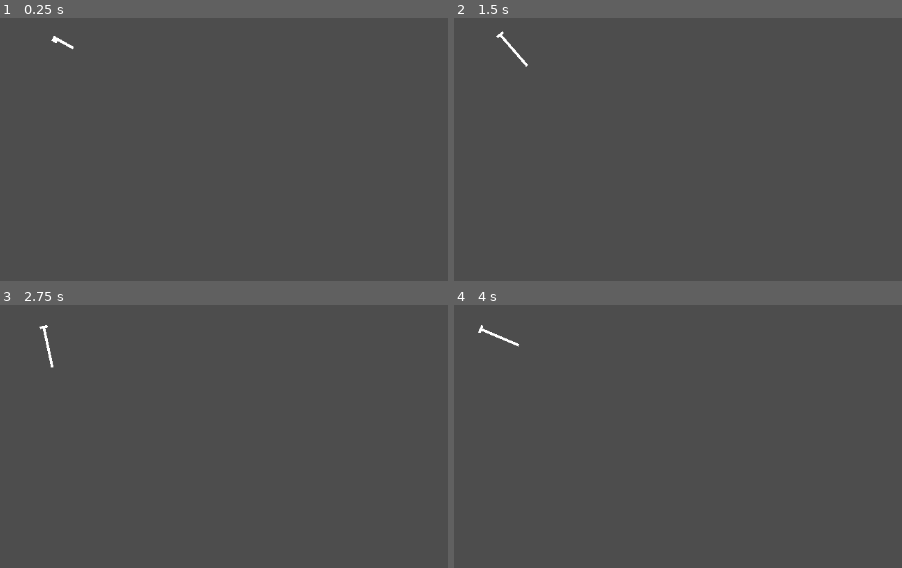
Above: before the commit, frames 1-4 (two rows, left to right).
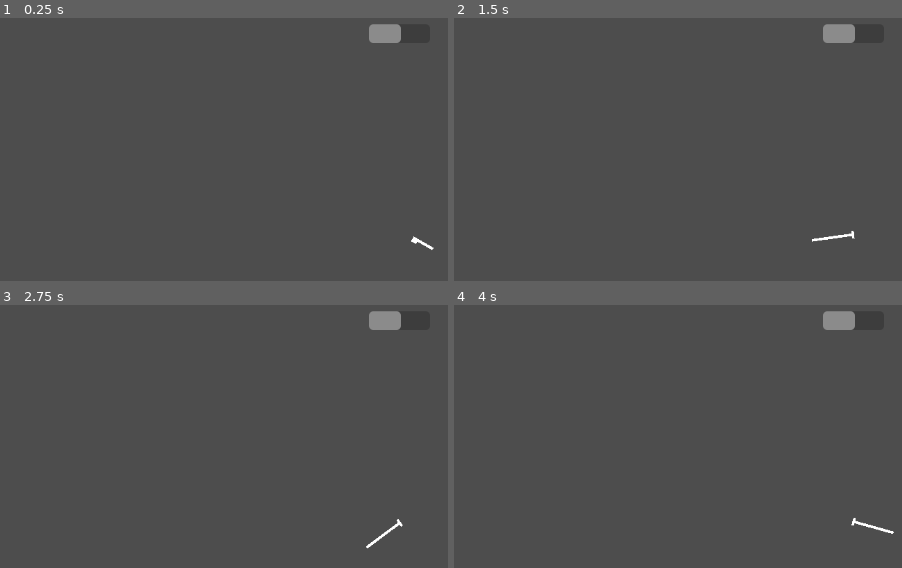
Above: after the commit, the same moments.

Repository: rundoom/Full-Market
Game: Godot game, scene res://test/playground.tscn
The game is run twice, just before and just after one commit, with the same random seed, the same clock (stepped at 60 frames per second) and the same inputs.
Inputs (mouse positions are in pixels of both pictures, inside the frame that each line leads up to):
- Up to frame 1 (0.25 s): no input
- Up to frame 2 (1.5 s): move the mouse to (outside the picture) at 0.52 s; tap A (a) at 0.6 s; tap D (d) at 0.8, 1.35 s; tap Enter at 1.25 s; move the mouse to (695, 254) at 1.27 s
- Up to frame 3 (2.75 s): click (241, 541) at 1.55 s; move the mouse to (outside the picture) at 2.02 s; press the mouse at (outside the picture) at 2.03 s; tap S (s) at 2.3 s
- Up to frame 4 (4 s): tap Space at 2.75 s; move the mouse to (outside the picture) at 2.77 s; release the mouse at (outside the picture) at 2.78 s; tap S (s) at 2.85 s; tap W (w) at 3.05, 3.6 s; tap Enter at 3.5 s; move the mouse to (outside the picture) at 3.52 s; tap A (a) at 3.8 s

The runs differ from the first frame. In frame 1, 0.7% of the frame differs, in the area x 11-97%, y 2-89%; in frame 2, 0.8%; in frame 3, 0.8%, in the area x 8-90%, y 2-93%; in frame 4, 0.8%.

Commit message:
Combo counter

Diff:
--- a/hero/hero.gd
+++ b/hero/hero.gd
@@ -5,6 +5,19 @@
 
 enum AttackType {MELEE, RANGED}
 var current_attack_type := AttackType.RANGED
+@onready var combo = $Camera2D/ComboCounter
+var combo_tween: Tween
+
+var combo_counter: int:
+	set(value):
+		combo_counter = value
+		combo.value = combo.max_value
+		combo.get_node(^"Label").text = str(combo_counter)
+		if value != 0:
+			if combo_tween != null: combo_tween.kill()
+			combo_tween = create_tween()
+			combo_tween.tween_property(combo, ^"value", 0, 10/combo_counter)
+			combo_tween.finished.connect(func(): combo_counter = 0)
 
 
 func _physics_process(delta: float) -> void:
@@ -25,13 +38,14 @@
 
 func switch_weapon():
 	current_attack_type = AttackType.MELEE if $RayCast2D.is_colliding() else AttackType.RANGED
-	if current_attack_type == AttackType.MELEE:
-		$Ranged.visible = false
-		$Ranged.set_physics_process(false)
-		$Melee.visible = true
-		$Melee.set_physics_process(true)
-	elif current_attack_type == AttackType.RANGED:
-		$Ranged.visible = true
-		$Ranged.set_physics_process(true)
-		$Melee.visible = false
-		$Melee.set_physics_process(false)
+	match current_attack_type:
+		AttackType.MELEE:
+			$Ranged.visible = false
+			$Ranged.set_physics_process(false)
+			$Melee.visible = true
+			$Melee.set_physics_process(true)
+		AttackType.RANGED:
+			$Ranged.visible = true
+			$Ranged.set_physics_process(true)
+			$Melee.visible = false
+			$Melee.set_physics_process(false)
--- a/hero/hero.tscn
+++ b/hero/hero.tscn
@@ -9,6 +9,14 @@
 
 [sub_resource type="CircleShape2D" id="CircleShape2D_hl0qa"]
 radius = 14.0
+
+[sub_resource type="SystemFont" id="SystemFont_h3h0r"]
+
+[sub_resource type="LabelSettings" id="LabelSettings_dk8xf"]
+font = SubResource("SystemFont_h3h0r")
+font_size = 21
+outline_size = 5
+outline_color = Color(0, 0, 0, 1)
 
 [node name="Hero" type="CharacterBody2D" groups=["zombie_attractor"]]
 motion_mode = 1
@@ -31,3 +39,24 @@
 visible = false
 offset_right = 40.0
 offset_bottom = 23.0
+
+[node name="Camera2D" type="Camera2D" parent="."]
+current = true
+
+[node name="ComboCounter" type="ProgressBar" parent="Camera2D"]
+offset_left = -44.0
+offset_top = -299.0
+offset_right = 44.0
+offset_bottom = -272.0
+value = 50.0
+show_percentage = false
+
+[node name="Label" type="Label" parent="Camera2D/ComboCounter"]
+layout_mode = 0
+offset_left = -1.0
+offset_top = -3.0
+offset_right = 89.0
+offset_bottom = 30.0
+label_settings = SubResource("LabelSettings_dk8xf")
+horizontal_alignment = 1
+vertical_alignment = 1
--- a/weapon/basic_melee.tscn
+++ b/weapon/basic_melee.tscn
@@ -4,6 +4,57 @@
 
 [sub_resource type="RectangleShape2D" id="RectangleShape2D_rt015"]
 size = Vector2(63, 4)
+
+[sub_resource type="Animation" id="Animation_ehsb6"]
+length = 0.001
+tracks/0/type = "value"
+tracks/0/imported = false
+tracks/0/enabled = true
+tracks/0/path = NodePath("Polygon2D:position")
+tracks/0/interp = 1
+tracks/0/loop_wrap = true
+tracks/0/keys = {
+"times": PackedFloat32Array(0),
+"transitions": PackedFloat32Array(1),
+"update": 0,
+"values": [Vector2(-2.81312, 3.55569)]
+}
+tracks/1/type = "value"
+tracks/1/imported = false
+tracks/1/enabled = true
+tracks/1/path = NodePath("Polygon2D:rotation")
+tracks/1/interp = 1
+tracks/1/loop_wrap = true
+tracks/1/keys = {
+"times": PackedFloat32Array(0),
+"transitions": PackedFloat32Array(1),
+"update": 0,
+"values": [0.0]
+}
+tracks/2/type = "value"
+tracks/2/imported = false
+tracks/2/enabled = true
+tracks/2/path = NodePath("CollisionShape2D:position")
+tracks/2/interp = 1
+tracks/2/loop_wrap = true
+tracks/2/keys = {
+"times": PackedFloat32Array(0),
+"transitions": PackedFloat32Array(1),
+"update": 0,
+"values": [Vector2(30.5, 4)]
+}
+tracks/3/type = "value"
+tracks/3/imported = false
+tracks/3/enabled = true
+tracks/3/path = NodePath("CollisionShape2D:rotation")
+tracks/3/interp = 1
+tracks/3/loop_wrap = true
+tracks/3/keys = {
+"times": PackedFloat32Array(0),
+"transitions": PackedFloat32Array(1),
+"update": 0,
+"values": [0.0]
+}
 
 [sub_resource type="Animation" id="Animation_cfdvr"]
 resource_name = "swing"
@@ -69,57 +120,6 @@
 "values": [true, false, true]
 }
 
-[sub_resource type="Animation" id="Animation_ehsb6"]
-length = 0.001
-tracks/0/type = "value"
-tracks/0/imported = false
-tracks/0/enabled = true
-tracks/0/path = NodePath("Polygon2D:position")
-tracks/0/interp = 1
-tracks/0/loop_wrap = true
-tracks/0/keys = {
-"times": PackedFloat32Array(0),
-"transitions": PackedFloat32Array(1),
-"update": 0,
-"values": [Vector2(-2.81312, 3.55569)]
-}
-tracks/1/type = "value"
-tracks/1/imported = false
-tracks/1/enabled = true
-tracks/1/path = NodePath("Polygon2D:rotation")
-tracks/1/interp = 1
-tracks/1/loop_wrap = true
-tracks/1/keys = {
-"times": PackedFloat32Array(0),
-"transitions": PackedFloat32Array(1),
-"update": 0,
-"values": [0.0]
-}
-tracks/2/type = "value"
-tracks/2/imported = false
-tracks/2/enabled = true
-tracks/2/path = NodePath("CollisionShape2D:position")
-tracks/2/interp = 1
-tracks/2/loop_wrap = true
-tracks/2/keys = {
-"times": PackedFloat32Array(0),
-"transitions": PackedFloat32Array(1),
-"update": 0,
-"values": [Vector2(30.5, 4)]
-}
-tracks/3/type = "value"
-tracks/3/imported = false
-tracks/3/enabled = true
-tracks/3/path = NodePath("CollisionShape2D:rotation")
-tracks/3/interp = 1
-tracks/3/loop_wrap = true
-tracks/3/keys = {
-"times": PackedFloat32Array(0),
-"transitions": PackedFloat32Array(1),
-"update": 0,
-"values": [0.0]
-}
-
 [sub_resource type="AnimationLibrary" id="AnimationLibrary_vo6ms"]
 _data = {
 "RESET": SubResource("Animation_ehsb6"),
--- a/weapon/basic_ranged.gd
+++ b/weapon/basic_ranged.gd
@@ -20,5 +20,6 @@
 		add_child(bullet)
 		bullet.global_transform = $BulletOuput.global_transform
 		$ShootSound.stream = sound_variation.pick_random()
+		$ShootSound.pitch_scale = randf_range(0.5, 1.5)
 		$ShootSound.play()
 		shoot_cooldown.start()
--- a/zombie/zombie.gd
+++ b/zombie/zombie.gd
@@ -15,10 +15,15 @@
 func _physics_process(delta: float) -> void:
 	current_speed = SPEED
 	var attractor := get_tree().get_first_node_in_group("zombie_attractor") as Node2D
-
+	1 + 5
 	var target_rotation = global_position.direction_to(attractor.global_position).angle()
 	rotation = lerp_angle(rotation, target_rotation, 0.1)
 
 	velocity = Vector2.RIGHT.rotated(rotation) * current_speed
 
 	move_and_slide()
+
+
+func _on_tree_exiting() -> void:
+	var hero := get_tree().get_first_node_in_group("zombie_attractor") as Node2D
+	hero.combo_counter += 1
--- a/zombie/zombie.tscn
+++ b/zombie/zombie.tscn
@@ -12,3 +12,5 @@
 [node name="CollisionShape2D" type="CollisionShape2D" parent="."]
 shape = SubResource("CircleShape2D_g1obl")
 debug_color = Color(0, 1, 0.180392, 0.419608)
+
+[connection signal="tree_exiting" from="." to="." method="_on_tree_exiting"]
Not shown: 1 places in hero/hero.tscn that only renumber resources
